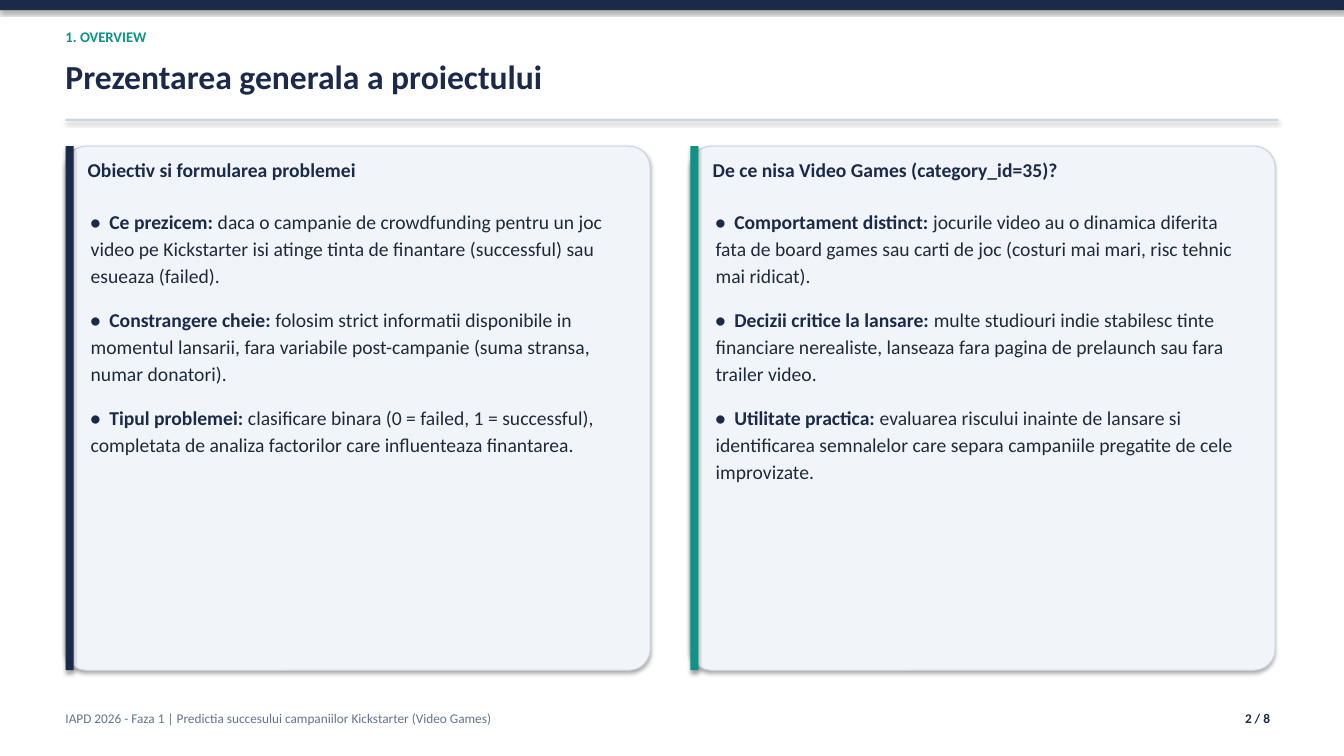
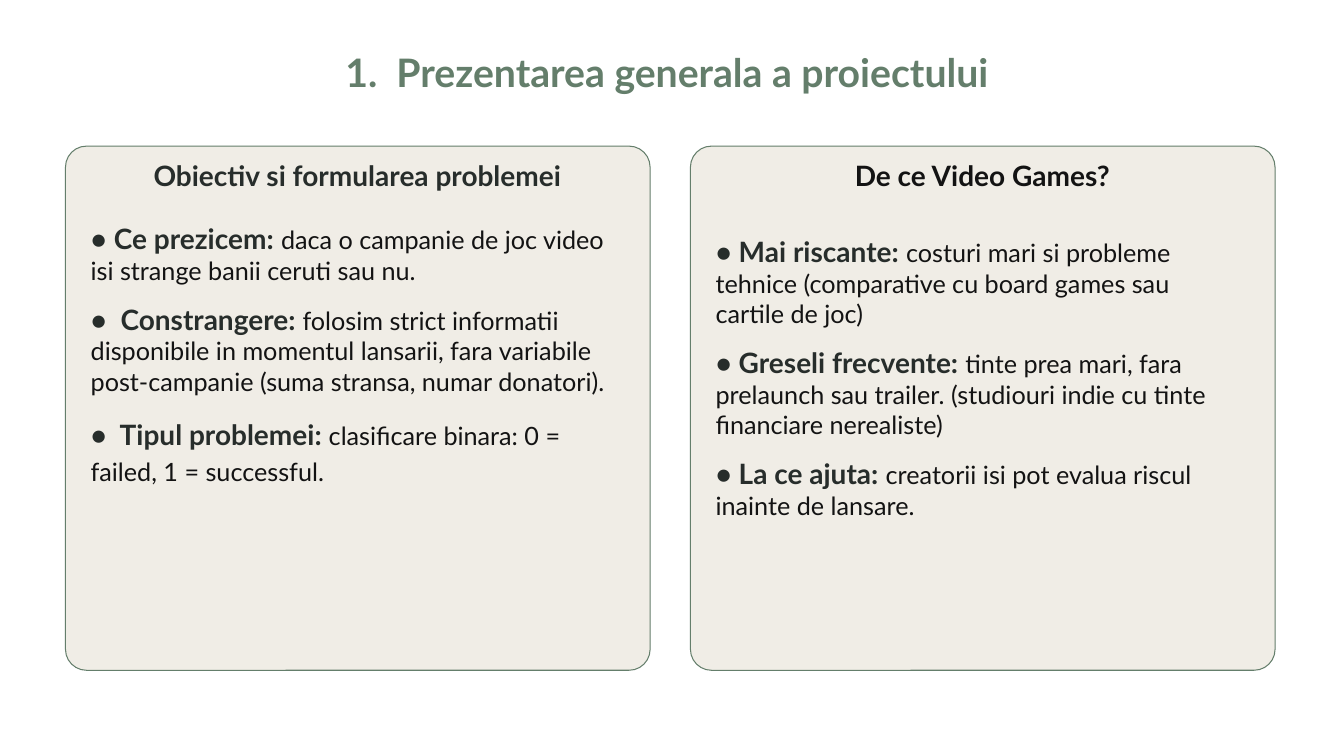
Before and after one commit to Avram-Robert/Predictia-succesului-campaniilor-de-jocuri-de-pe-Kickstarter, a slide deck: slide 2 of docs/IAPD_Phase1_Presentation.pptx. Drawn at 1344x756 pixels with LibreOffice and Linux fonts; fonts in the diff are those of the drawing. Boxes give left, top, right and bottom in pixels: in the first picture for what was removed or moved away, otherwise in the second. Text is boxed around its words. In the diff, an @@ line names an element or a change of style, - is before the commit and + after.

```diff
--- a/docs/IAPD_Phase1_Presentation.pptx
+++ b/docs/IAPD_Phase1_Presentation.pptx
@@ rectangle removed at <box>0,0,1344,10</box> @@
@@ text removed at <box>65,32,146,42</box> @@
-1. OVERVIEW
@@ text at <box>345,58,988,94</box>: text changed; size 24 to 28 pt; font Calibri to Lato; text colour #1B2A4A to #647E6B @@
-Prezentarea generala a proiectului
+1. Prezentarea generala a proiectului
@@ rectangle removed at <box>66,119,1278,121</box> @@
@@ rounded rectangle at <box>66,146,650,670</box>: fill #F1F5F9 to #F0EDE6; outline #CBD5E1 0.75 pt to #647E6B 0.75 pt; shadow off @@
@@ rectangle removed at <box>66,146,74,670</box> @@
@@ rounded rectangle at <box>691,146,1275,670</box>: fill #F1F5F9 to #F0EDE6; outline #CBD5E1 0.75 pt to #647E6B 0.75 pt; shadow off @@
@@ rectangle removed at <box>691,146,699,670</box> @@
@@ text "Obiectiv si formularea problemei" at <box>154,165,561,191</box>: size 14 to 20 pt, font Calibri to Lato, text colour #1B2A4A to #272D2B; alignment left to centre @@
@@ text at <box>855,165,1110,187</box>: text changed; size 14 to 20 pt; font Calibri to Lato; text colour #1B2A4A to #131313 @@
-De ce nisa Video Games (category_id=35)?
+De ce Video Games?
@@ text at <box>91,228,604,484</box>: text changed; size 14 to 18 pt; font Calibri to Lato; text colour #1E293B to #131313 @@
-• Ce prezicem: daca o campanie de crowdfunding pentru un joc video pe Kickstarter isi atinge tinta de finantare (successful) sau esueaza (failed).
-• Constrangere cheie: folosim strict informatii disponibile in momentul lansarii, fara variabile post-campanie (suma stransa, numar donatori).
-• Tipul problemei: clasificare binara (0 = failed, 1 = successful), completata de analiza factorilor care influenteaza finantarea.
+• Ce prezicem: daca o campanie de joc video isi strange banii ceruti sau nu.
+• Constrangere: folosim strict informatii disponibile in momentul lansarii, fara variabile post-campanie (suma stransa, numar donatori).
+• Tipul problemei: clasificare binara: 0 = failed, 1 = successful.
@@ text at <box>716,241,1206,515</box>: text changed; size 14 to 18 pt; font Calibri to Lato; text colour #1E293B to #131313 @@
-• Comportament distinct: jocurile video au o dinamica diferita fata de board games sau carti de joc (costuri mai mari, risc tehnic mai ridicat).
-• Decizii critice la lansare: multe studiouri indie stabilesc tinte financiare nerealiste, lanseaza fara pagina de prelaunch sau fara trailer video.
-• Utilitate practica: evaluarea riscului inainte de lansare si identificarea semnalelor care separa campaniile pregatite de cele improvizate.
+• Mai riscante: costuri mari si probleme tehnice (comparative cu board games sau cartile de joc)
+• Greseli frecvente: tinte prea mari, fara prelaunch sau trailer. (studiouri indie cu tinte financiare nerealiste)
+• La ce ajuta: creatorii isi pot evalua riscul inainte de lansare.
@@ text removed at <box>65,713,491,725</box> @@
-IAPD 2026 - Faza 1 | Predictia succesului campaniilor Kickstarter (Video Games)
@@ text removed at <box>1245,714,1270,723</box> @@
-2 / 8
```
Also in this commit, not shown: 6 other slides changed, 1 slide added, 1 slide removed.
